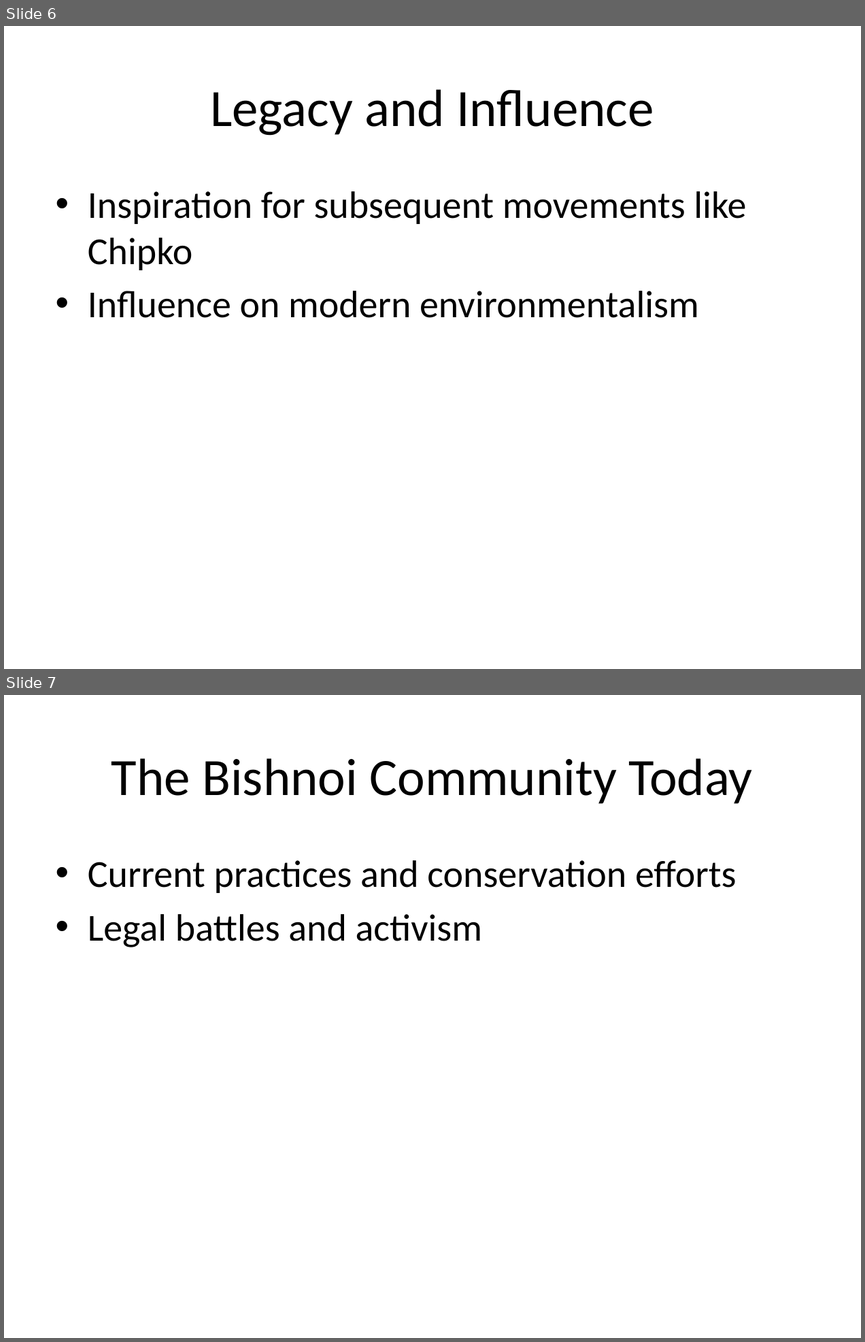
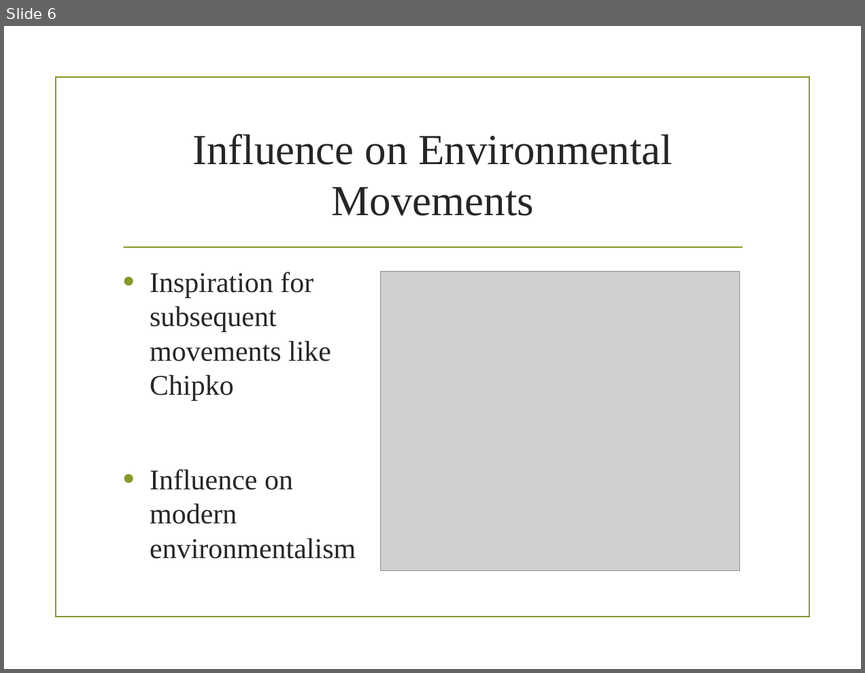
Before and after one commit to imvickykumar999/Visual-Basic-Analysis-PowerPoint, a slide deck: chatgpt4/Bishnoi_Movement_Presentation.pptx. Shown one above the other, each under a label of ours: slides 6 and 7 before the commit, slide 6 after it. The pictures are 865x1342 and 865x673 pixels, drawn with LibreOffice and Linux fonts; fonts in the diff are those of the drawing; grey boxes stand for pictures; background and template pictures are left out. Boxes give left, top, right and bottom in pixels: in the first picture for what was removed or moved away, otherwise in the second. Text is boxed around its words. In the diff, an @@ line names an element or a change of style, - is before the commit and + after.

```diff
--- a/chatgpt4/Bishnoi_Movement_Presentation.pptx
+++ b/chatgpt4/Bishnoi_Movement_Presentation.pptx
@@ slide 7 removed at (x1=4, y1=695, x2=861, y2=1338), background #FFFFFF @@
@@ title removed at (x1=111, y1=758, x2=752, y2=804) @@
-The Bishnoi Community Today
@@ text removed at (x1=88, y1=860, x2=736, y2=947) @@
-• Current practices and conservation efforts
-• Legal battles and activism
@@ slide 6 changed as well @@
@@ rectangle added at (x1=56, y1=76, x2=809, y2=616), outline #83992A 1.25 pt @@
@@ title at (x1=192, y1=133, x2=672, y2=216): text changed; size 44 to 36 pt; font Calibri to Times New Roman; text colour #000000 to #262626 @@
-Legacy and Influence
+Influence on Environmental Movements
@@ line added from (124, 247) to (742, 247), #83992A 1.25 pt @@
@@ text "Inspiration for subsequent movements like ..." moved from (x1=88, y1=191, x2=746, y2=318) to (x1=150, y1=271, x2=356, y2=558) @@
@@ text "Inspiration for subsequent movements like ..." at (x1=150, y1=271, x2=356, y2=558): size 32 to 24 pt, font Calibri to Times New Roman, text colour #000000 to #262626; indent changed; more space between paragraphs @@
@@ picture added at (x1=381, y1=271, x2=740, y2=571) @@
```
Also in this commit, not shown: 5 other slides changed, 4 slides added, 3 other slides removed.
